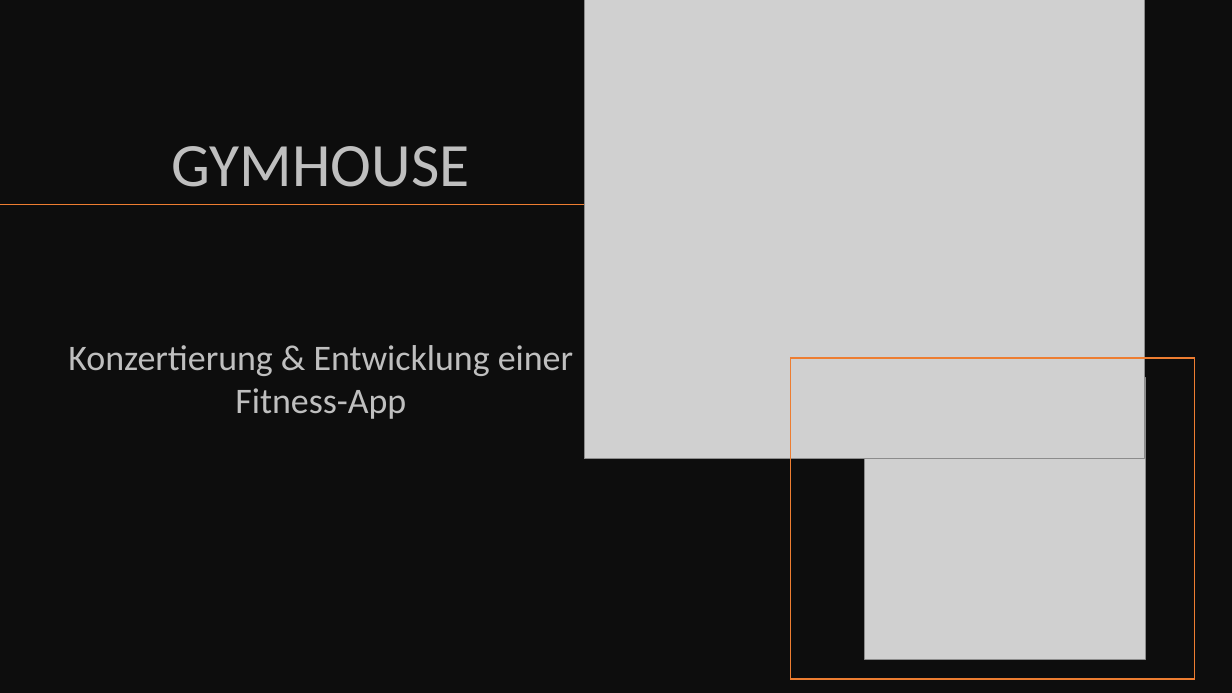
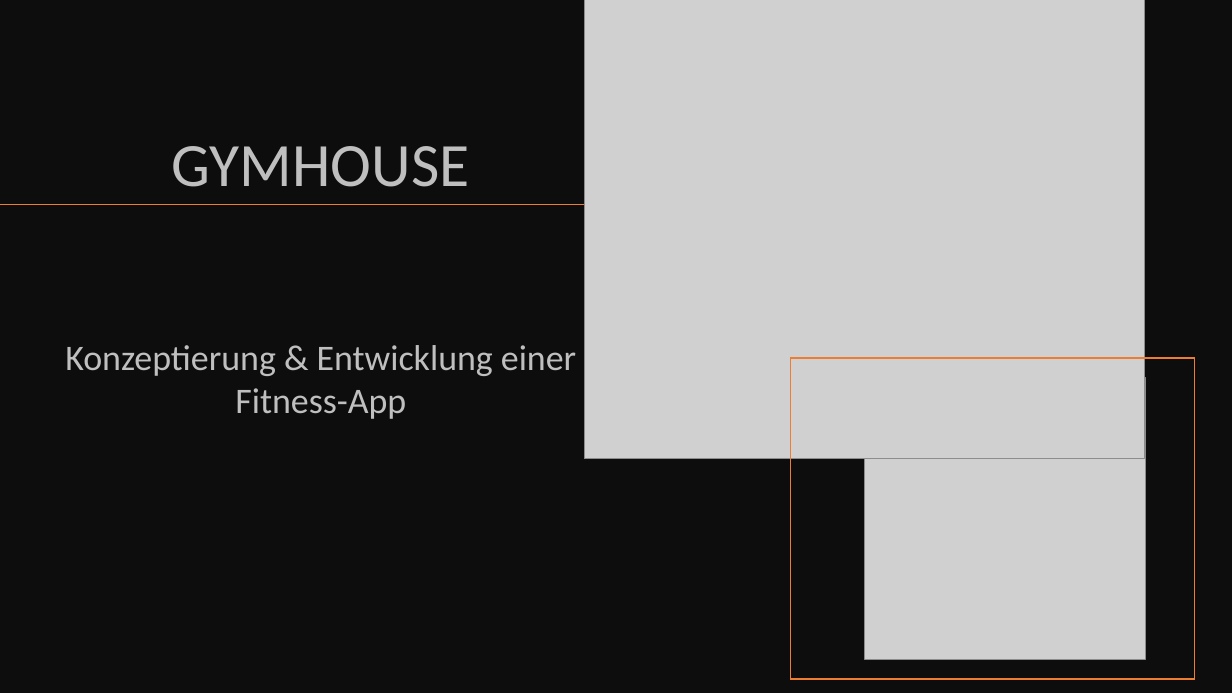
Before and after one commit to TarekAlbrijawi030/LFUP, a slide deck: slide 4 of LFÜP.pptx. Drawn at 1232x693 pixels with LibreOffice and Linux fonts; fonts in the diff are those of the drawing; grey boxes stand for pictures. Boxes give left, top, right and bottom in pixels: in the first picture for what was removed or moved away, otherwise in the second. Text is boxed around its words. In the diff, an @@ line names an element or a change of style, - is before the commit and + after.

```diff
--- a/LFÜP.pptx
+++ b/LFÜP.pptx
@@ text at (65, 345, 576, 419): text changed @@
-Konzertierung & Entwicklung einer Fitness-App
+Konzeptierung & Entwicklung einer Fitness-App
```
Also in this commit, not shown: 2 other slides changed.
